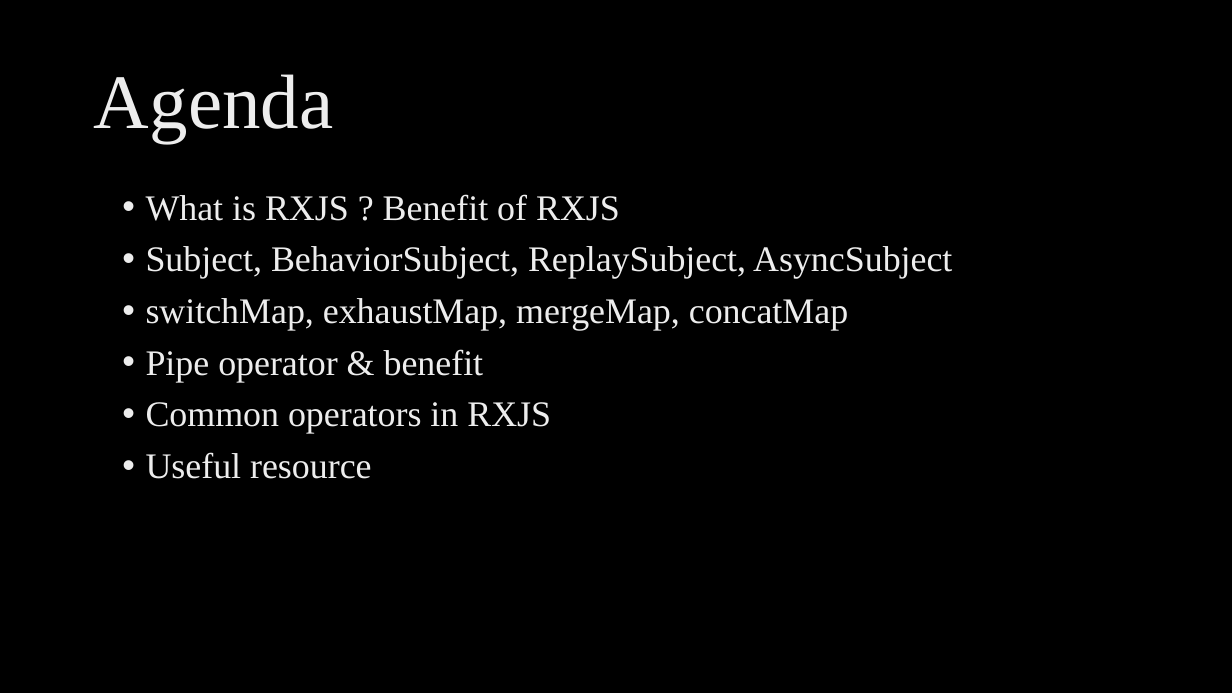
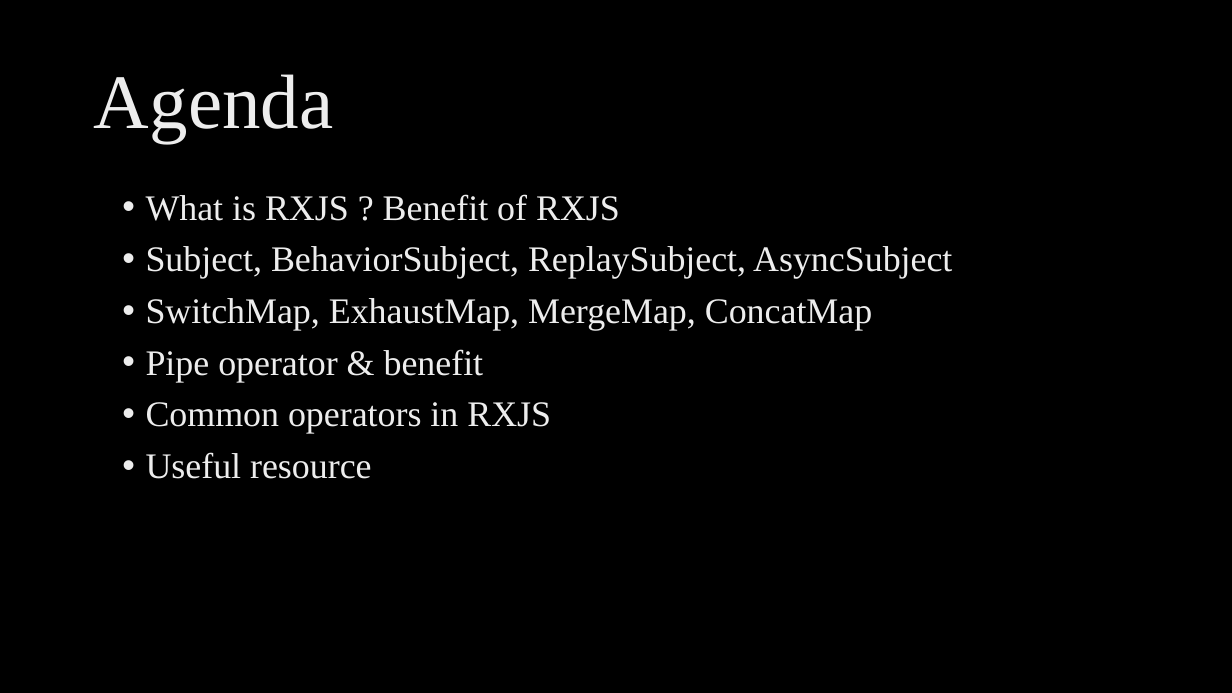
Before and after one commit to ngohungphuc/Presentation, a slide deck: slide 2 of RXJS Make it easy/RXJS Make it easy.pptx. Drawn at 1232x693 pixels with LibreOffice and Linux fonts; fonts in the diff are those of the drawing; background and template pictures are left out. Boxes give left, top, right and bottom in pixels: in the first picture for what was removed or moved away, otherwise in the second. Text is boxed around its words. In the diff, an @@ line names an element or a change of style, - is before the commit and + after.

```diff
--- a/RXJS Make it easy/RXJS Make it easy.pptx
+++ b/RXJS Make it easy/RXJS Make it easy.pptx
@@ text at (146, 298, 872, 330): text changed @@
-• switchMap, exhaustMap, mergeMap, concatMap
+• SwitchMap, ExhaustMap, MergeMap, ConcatMap
```
Also in this commit, not shown: 1 other file.
